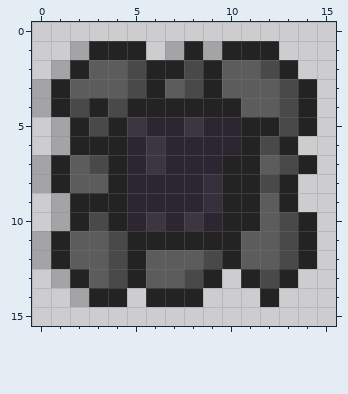
Edited in one commit: pixel-art sprite (Animations/Item/Default/004.png). Above is the file before it was changed.
The file is 16x16 pixels. Colours within 5 levels of each other are drawn and written as one.
After:
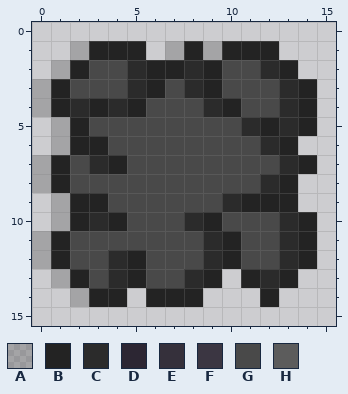
Palette (. is transparent): A #00000033  B #232323  C #2b2b2b  D #2c2633  E #35303b  F #3b3642  G #494949  H #5c5c5c
From old to new:
{"y":2,"x":3,"old":"HHG","new":"GGC"}
{"y":2,"x":8,"old":"G","new":"C"}
{"y":2,"x":10,"old":"HHG","new":"GGC"}
{"y":3,"x":2,"old":"HHHG","new":"GGGC"}
{"y":3,"x":7,"old":"HG","new":"GC"}
{"y":3,"x":10,"old":"HHHG","new":"GGGC"}
{"y":4,"x":2,"old":"G","new":"C"}
{"y":4,"x":4,"old":"G","new":"C"}
{"y":4,"x":6,"old":"BBBB","new":"GGGC"}
{"y":4,"x":11,"old":"HHG","new":"GGC"}
{"y":5,"x":4,"old":"BFDDFDDB","new":"GGGGGGGC"}
{"y":5,"x":13,"old":"G","new":"C"}
{"y":6,"x":4,"old":"BDFDDDDBG","new":"GGGGGGGGC"}
{"y":7,"x":2,"old":"HG","new":"GC"}
{"y":7,"x":5,"old":"DFDDDBBHG","new":"GGGGGGGGC"}
{"y":8,"x":2,"old":"HHBDDDDEBBG","new":"GGGGGGGGGGC"}
{"y":9,"x":4,"old":"BDDDDEB","new":"GGGGGGC"}
{"y":9,"x":12,"old":"H","new":"B"}
{"y":10,"x":3,"old":"G","new":"C"}
{"y":10,"x":5,"old":"DFDFDBBHG","new":"GGGCBGGGC"}
{"y":11,"x":2,"old":"HH","new":"GG"}
{"y":11,"x":5,"old":"BBBBB","new":"GGGGC"}
{"y":11,"x":11,"old":"HHG","new":"GGC"}
{"y":12,"x":2,"old":"HHG","new":"GGC"}
{"y":12,"x":6,"old":"HHHG","new":"GGGC"}
{"y":12,"x":11,"old":"HHG","new":"GGC"}
{"y":13,"x":3,"old":"HG","new":"GC"}
{"y":13,"x":6,"old":"HHG","new":"GGC"}
{"y":13,"x":12,"old":"G","new":"C"}
{"label":"changed","picture_box":[70,60,298,288]}
